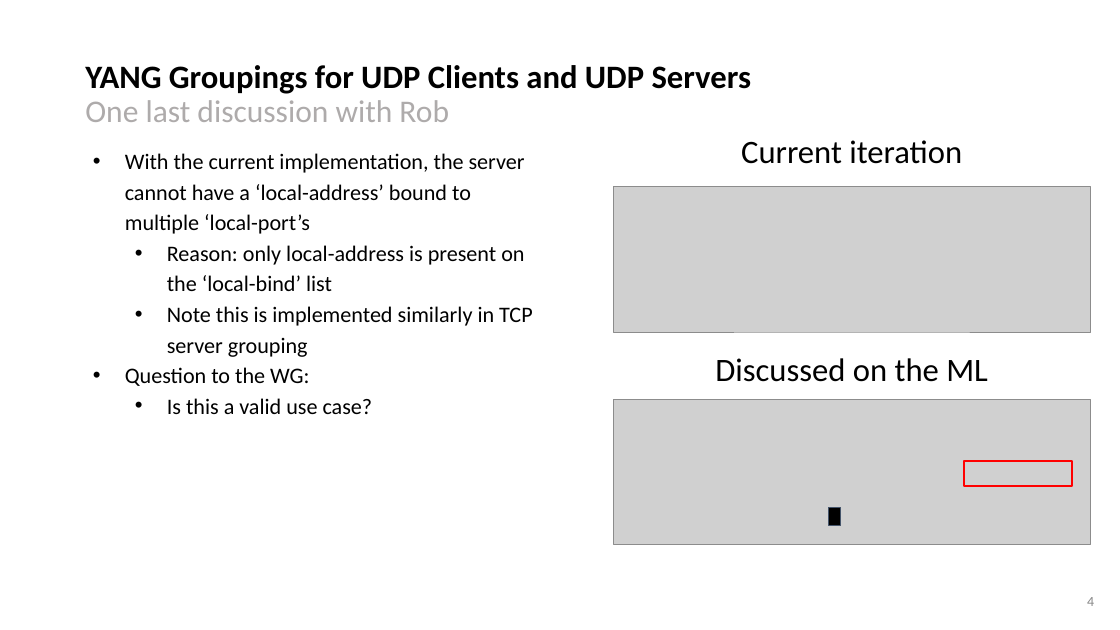
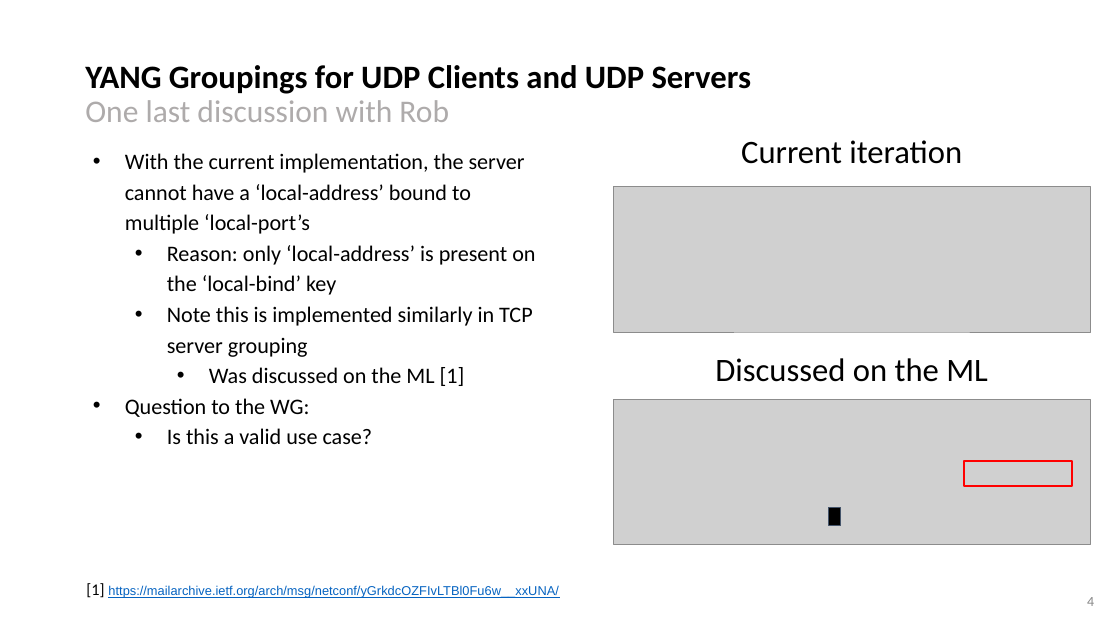
Before and after one commit to network-analytics/ietf-network-analytics-document-status, a slide deck: slide 4 of 122/NETCONF/draft-ietf-netconf-udp-client-server-06.pptx. Drawn at 1120x630 pixels with LibreOffice and Linux fonts; fonts in the diff are those of the drawing; grey boxes stand for pictures. Boxes give left, top, right and bottom in pixels: in the first picture for what was removed or moved away, otherwise in the second. Text is boxed around its words. In the diff, an @@ line names an element or a change of style, - is before the commit and + after.

```diff
--- a/122/NETCONF/draft-ietf-netconf-udp-client-server-06.pptx
+++ b/122/NETCONF/draft-ietf-netconf-udp-client-server-06.pptx
@@ text at (x1=167, y1=245, x2=535, y2=295): text changed @@
-  • Reason: only local-address is present on the ‘local-bind’ list
+  • Reason: only ‘local-address’ is present on the ‘local-bind’ key
@@ text at (x1=209, y1=367, x2=465, y2=386): paragraph added @@
+    • Was discussed on the ML [1]
@@ text added at (x1=86, y1=583, x2=558, y2=598), 11 pt, text #0563C1, underline @@
+[1] https://mailarchive.ietf.org/arch/msg/netconf/yGrkdcOZFIvLTBl0Fu6w__xxUNA/
```
Also in this commit, not shown: 1 other slide changed, 1 other file.
